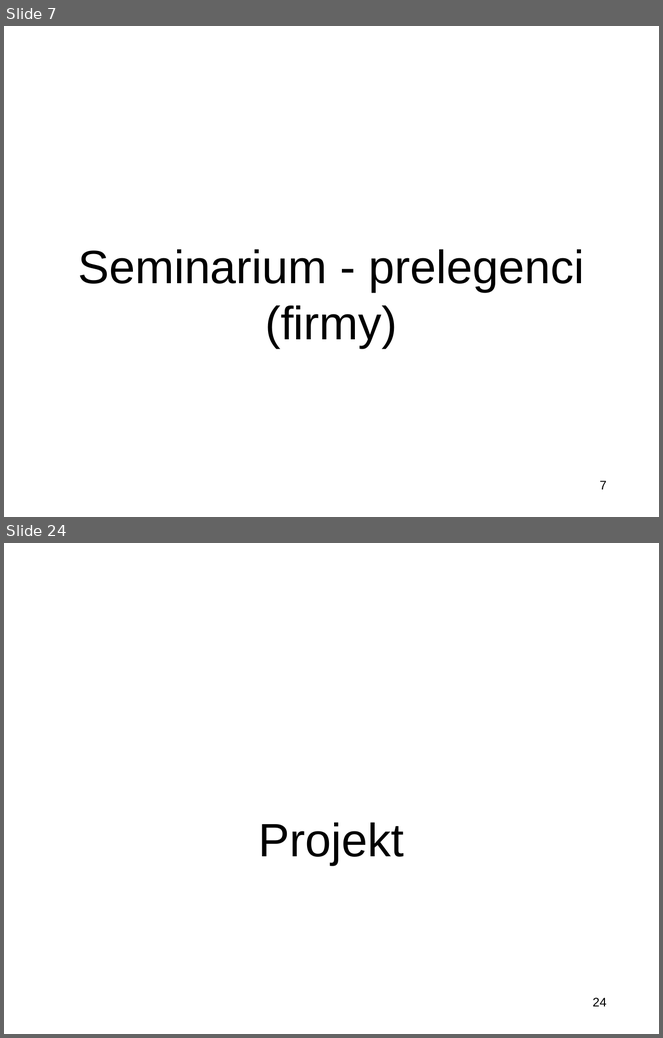
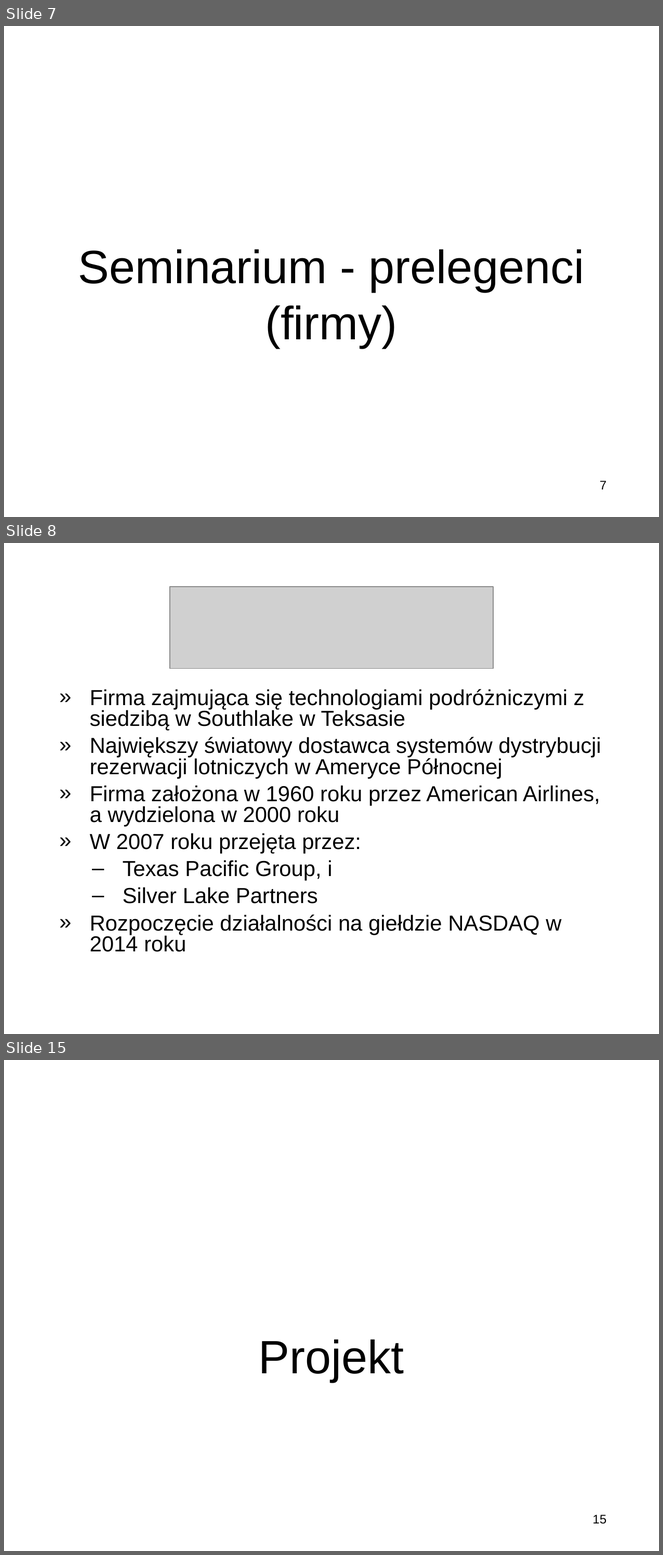
Before and after one commit to miklesz/Courses, a slide deck: Kierunki Rozwoju Telekomunikacji/Wprowadzenie do przedmiotu „Kierunki Rozwoju Telekomunikacji”.pptx. Shown one above the other, each under a label of ours: slides 7 and 24 before the commit, slides 7, 8 and 15 after it; the slides between them are not shown. The pictures are 663x1038 and 663x1555 pixels, drawn with LibreOffice and Linux fonts; fonts in the diff are those of the drawing; grey boxes stand for pictures; background and template pictures are left out. Boxes give left, top, right and bottom in pixels: in the first picture for what was removed or moved away, otherwise in the second. Text is boxed around its words. In the diff, an @@ line names an element or a change of style, - is before the commit and + after.

```diff
--- a/Kierunki Rozwoju Telekomunikacji/Wprowadzenie do przedmiotu „Kierunki Rozwoju Telekomunikacji”.pptx
+++ b/Kierunki Rozwoju Telekomunikacji/Wprowadzenie do przedmiotu „Kierunki Rozwoju Telekomunikacji”.pptx
@@ slide 8 added at bbox=[4, 543, 659, 1034], background picture (left out) @@
@@ picture added at bbox=[170, 587, 493, 669] @@
@@ text added at bbox=[90, 689, 601, 952], 23.9 pt, text #000000 @@
+» Firma zajmująca się technologiami podróżniczymi z siedzibą w Southlake w Teksasie
+» Największy światowy dostawca systemów dystrybucji rezerwacji lotniczych w Ameryce Północnej
+» Firma założona w 1960 roku przez American Airlines, a wydzielona w 2000 roku
+» W 2007 roku przejęta przez:
+  – Texas Pacific Group, i
+  – Silver Lake Partners
+» Rozpoczęcie działalności na giełdzie NASDAQ w 2014 roku
@@ what was slide 24 is now slide 15 @@
@@ page number at bbox=[593, 1515, 607, 1524]: text changed @@
-24
+15
```
Also in this commit, not shown: 17 slides changed.
